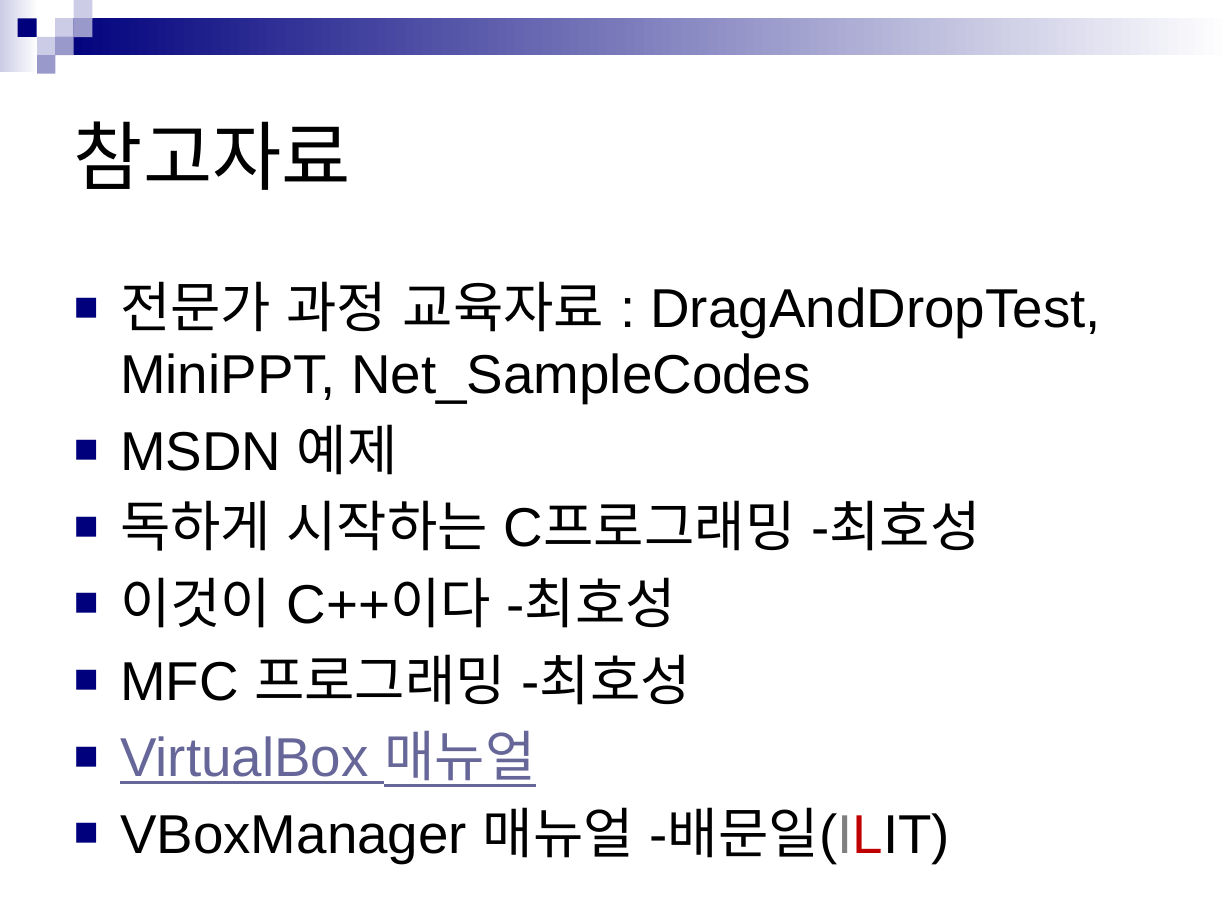
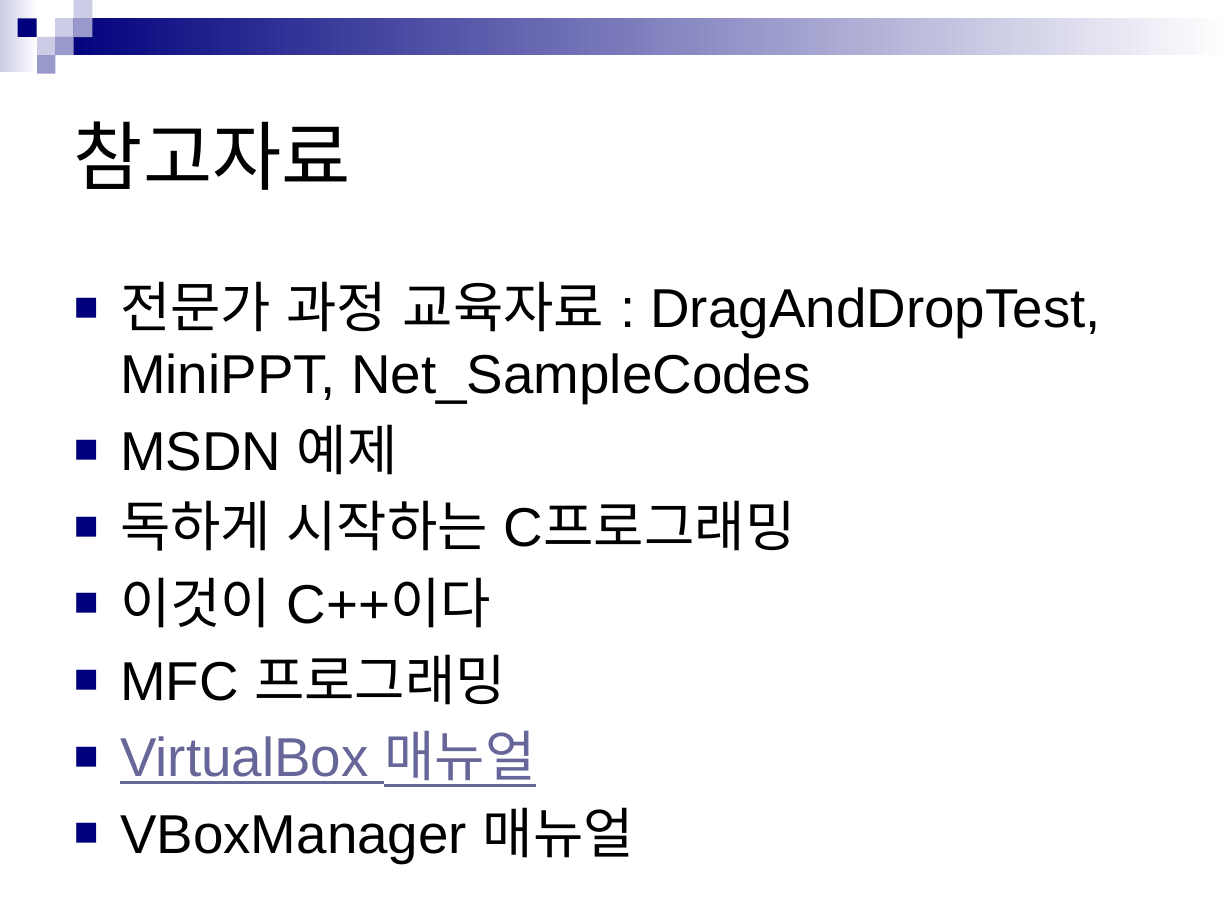
Before and after one commit to naelonambul/ReadmeS, a slide deck: slide 15 of 랜섬웨어 복구 도구 검증 소프트웨어.pptx. Drawn at 1232x924 pixels with LibreOffice and Linux fonts; fonts in the diff are those of the drawing. Boxes give left, top, right and bottom in pixels: in the first picture for what was removed or moved away, otherwise in the second. Text is boxed around its words. In the diff, an @@ line names an element or a change of style, - is before the commit and + after.

```diff
--- a/랜섬웨어 복구 도구 검증 소프트웨어.pptx
+++ b/랜섬웨어 복구 도구 검증 소프트웨어.pptx
@@ text at (x1=120, y1=500, x2=795, y2=705): text changed @@
-■ 독하게 시작하는 C프로그래밍 -최호성
-■ 이것이 C++이다 -최호성
-■ MFC 프로그래밍 -최호성
+■ 독하게 시작하는 C프로그래밍
+■ 이것이 C++이다
+■ MFC 프로그래밍
@@ text at (x1=120, y1=807, x2=634, y2=863): text changed @@
-■ VBoxManager 매뉴얼 -배문일(ILIT)
+■ VBoxManager 매뉴얼
```
